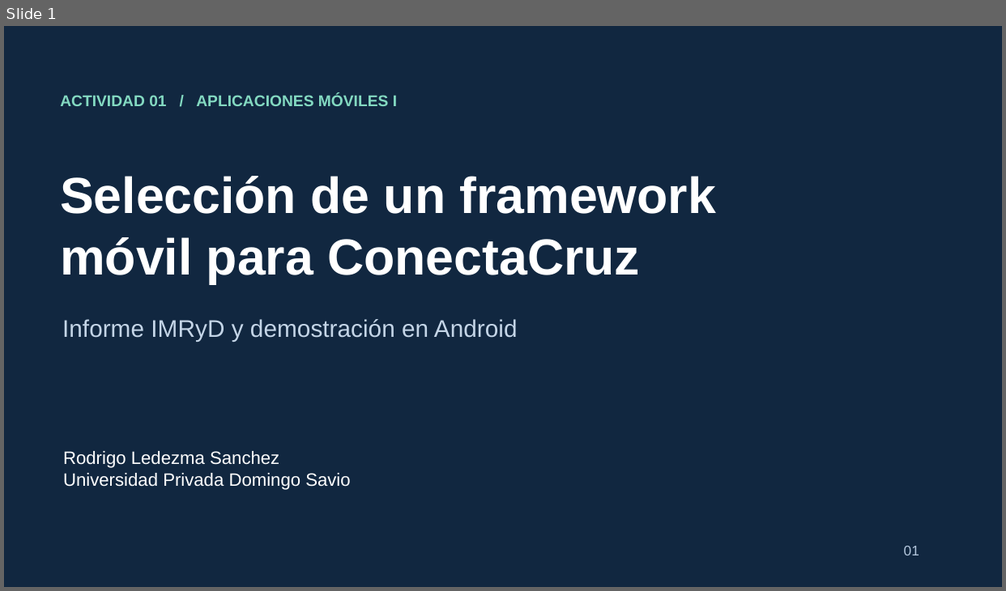
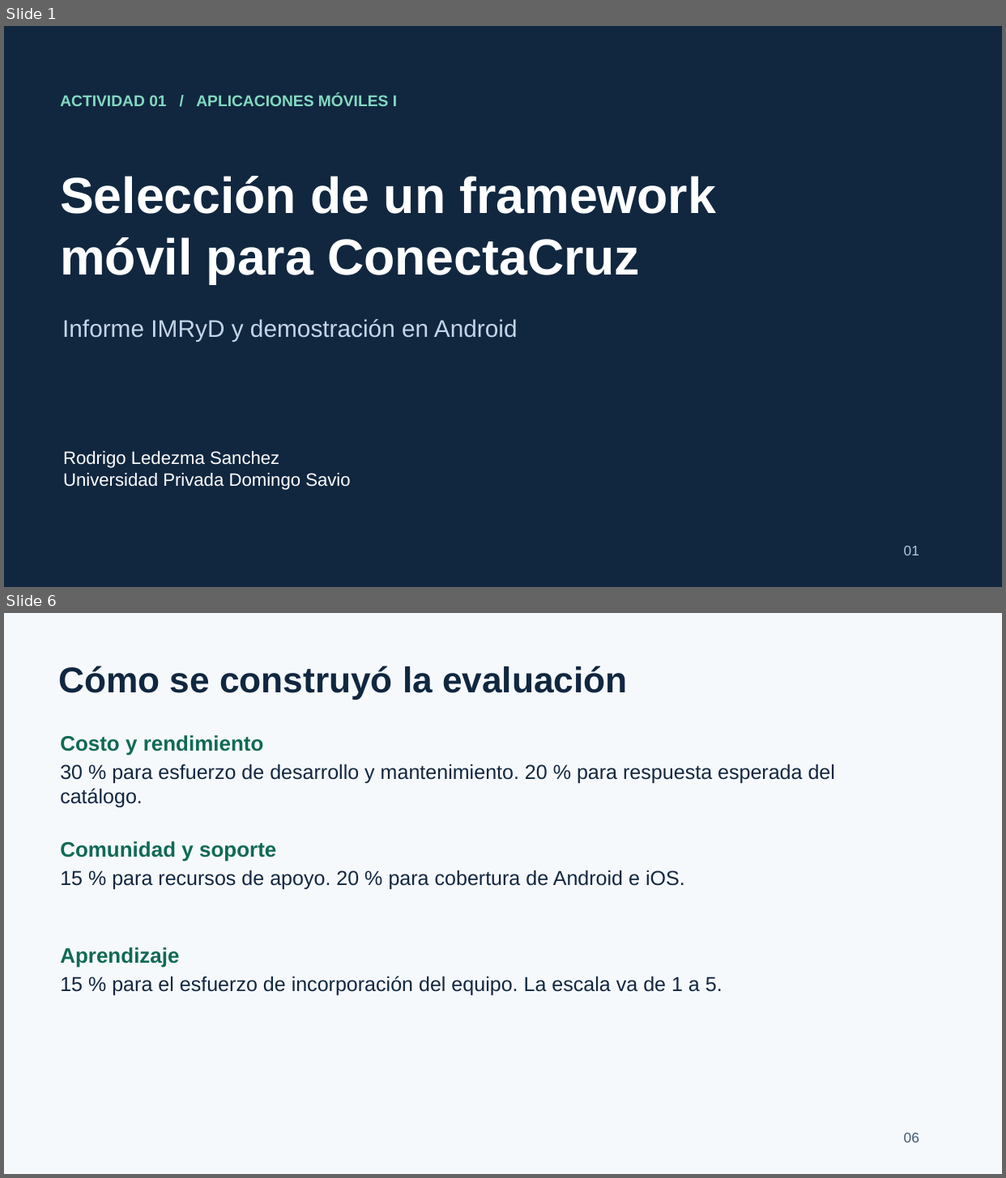
Before and after one commit to ROXIAN120/Aplicaciones-moviles-1, a slide deck: entrega_actividad_01/Presentacion_Defensa_ConectaCruz_Ampliada.pptx. Shown one above the other, each under a label of ours: slide 1 before the commit, slides 1 and 6 after it; the slides between them are not shown. The pictures are 1006x591 and 1006x1178 pixels, drawn with LibreOffice and Linux fonts; fonts in the diff are those of the drawing. Boxes give left, top, right and bottom in pixels: in the first picture for what was removed or moved away, otherwise in the second. Text is boxed around its words. In the diff, an @@ line names an element or a change of style, - is before the commit and + after.

```diff
--- a/entrega_actividad_01/Presentacion_Defensa_ConectaCruz_Ampliada.pptx
+++ b/entrega_actividad_01/Presentacion_Defensa_ConectaCruz_Ampliada.pptx
@@ slide 6 added at [4,613,1002,1174], background #F6F9FC @@
@@ text added at [58,666,627,699], 34.5 pt, text #112740, bold @@
+Cómo se construyó la evaluación
@@ text added at [60,735,264,756], 20.2 pt, text #106956, bold @@
+Costo y rendimiento
@@ text added at [60,764,835,807], 19.5 pt, text #112740 @@
+30 % para esfuerzo de desarrollo y mantenimiento. 20 % para respuesta esperada del catálogo.
@@ text added at [60,841,276,862], 20.2 pt, text #106956, bold @@
+Comunidad y soporte
@@ text added at [60,871,685,890], 19.5 pt, text #112740 @@
+15 % para recursos de apoyo. 20 % para cobertura de Android e iOS.
@@ text added at [60,948,179,968], 20.2 pt, text #106956, bold @@
+Aprendizaje
@@ text added at [60,976,722,996], 19.5 pt, text #112740 @@
+15 % para el esfuerzo de incorporación del equipo. La escala va de 1 a 5.
@@ text added at [904,1133,919,1143], 13.5 pt, text #415875 @@
+06
```
Also in this commit, not shown: 8 slides changed, 5 other slides added, 3 other files.
